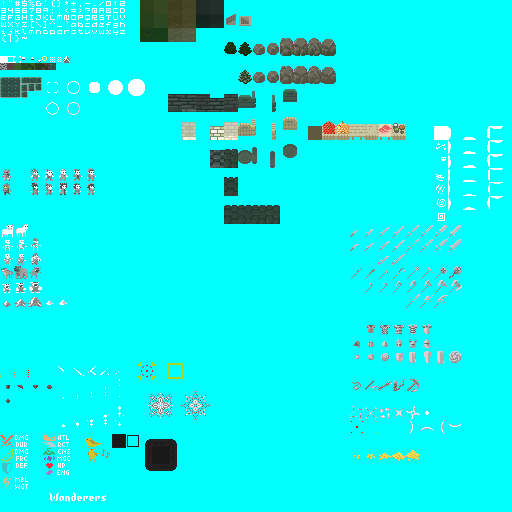
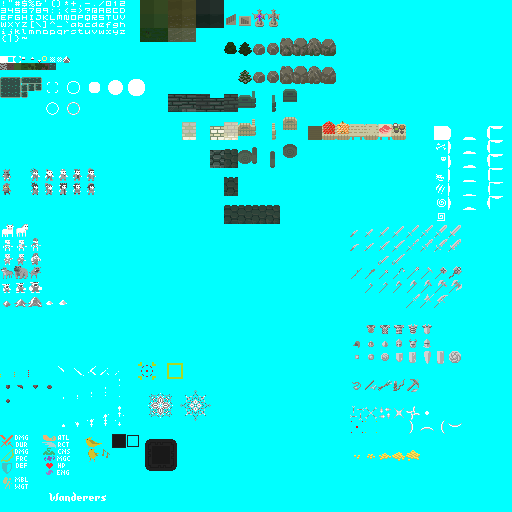
Layers edited between the first and the second 512×512 image:
painted on "Main" over [252,9,280,27]
